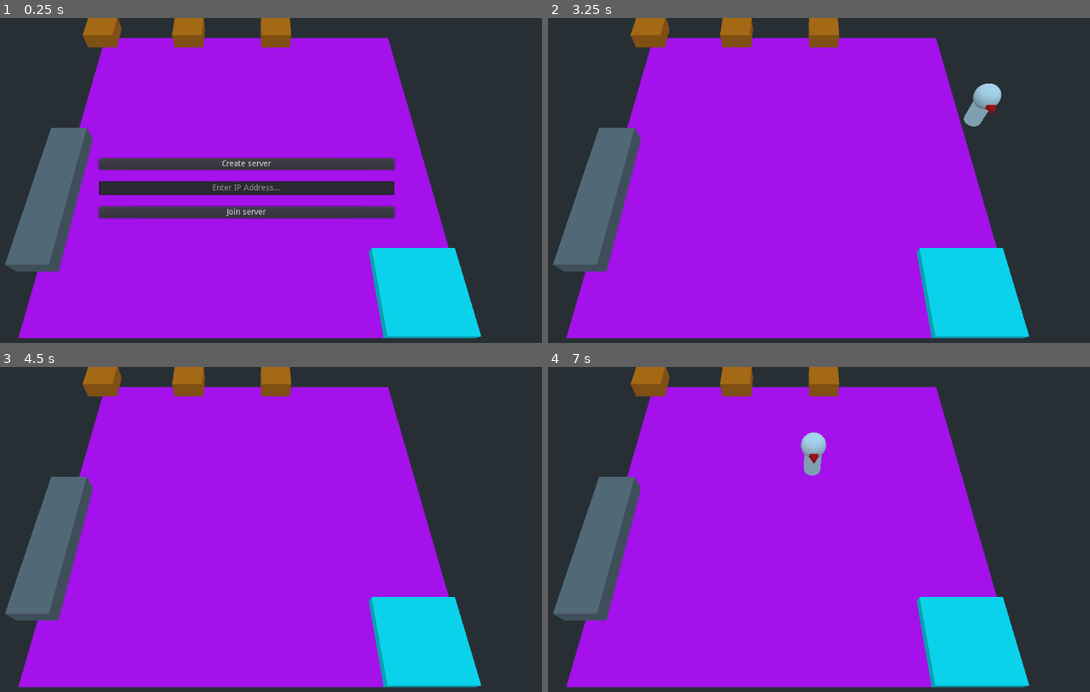
Above: before the commit, frames 1-4 (two rows, left to right).
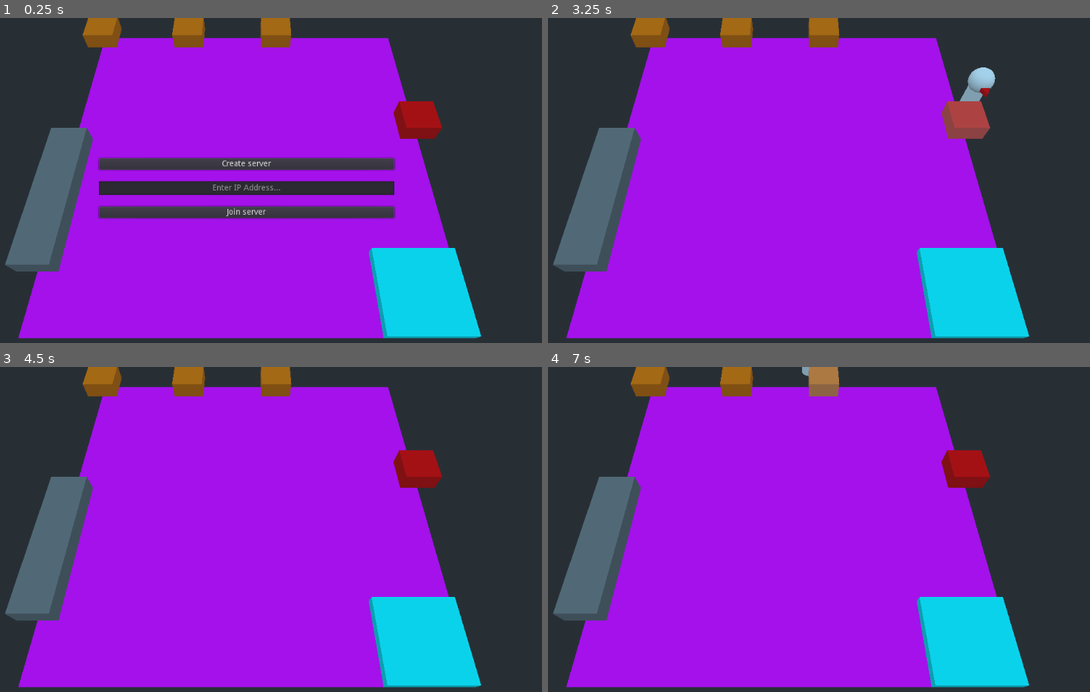
Above: after the commit, the same moments.

Repository: ogilliland/overcooked-warehouse-game
Game: Godot game, scene res://scenes/title_screen.tscn
Two runs of this game, one before a commit and one after it. Both use one fixed random seed, a clock stepped at 60 frames per second and the inputs below.
Inputs (mouse positions are in pixels of both pictures, inside the frame that each line leads up to):
- Up to frame 1 (0.25 s): no input
- Up to frame 2 (3.25 s): click (797, 187) at 0.52 s; type "12" at 0.6 s; click "Create server" at 1.25 s; tap Enter at 2 s; hold D (move_right) 2.03-2.78 s; hold Space (interact) 2.03-2.78 s; hold S (move_down) from 2.78 s (still down); tap Space (interact) at 2.85 s
- Up to frame 3 (4.5 s): release S (move_down) at 3.53 s; hold D (move_right) 3.53-4.28 s; hold Space (interact) 3.53-4.28 s; hold W (move_up) from 4.28 s (still down); tap Space (interact) at 4.35 s
- Up to frame 4 (7 s): release W (move_up) at 5.03 s; hold Space (interact) 5.03-5.78 s; hold A (move_left) 5.03-6.53 s; tap Space (interact) at 5.85 s; hold S (move_down) from 6.53 s (still down); hold Space (interact) from 6.53 s (still down)

The runs differ from the first frame. In frame 1, 0.9% of the frame differs, in the area x 72-82%, y 25-38%; in frame 2, 1.5%; in frame 3, 0.9%; in frame 4, 1.9%, in the area x 46-82%, y 0-38%.
Error after the commit: Invalid call. Nonexistent function 'pick_up' in base 'StaticBody (trash_can.gd)'. (res://scripts/player.gd:37)

Commit message:
Add trash can

Diff:
--- a/scenes/game.tscn
+++ b/scenes/game.tscn
@@ -1,5 +1,6 @@
-[gd_scene load_steps=11 format=2]
+[gd_scene load_steps=12 format=2]
 
+[ext_resource path="res://scenes/trash_can.tscn" type="PackedScene" id=1]
 [ext_resource path="res://scenes/camera.tscn" type="PackedScene" id=2]
 [ext_resource path="res://scripts/game.gd" type="Script" id=3]
 [ext_resource path="res://scenes/workstation.tscn" type="PackedScene" id=4]
@@ -50,3 +51,6 @@
 
 [node name="FinishedBoxes" parent="." instance=ExtResource( 9 )]
 transform = Transform( 1, 0, 0, 0, 1, 0, 0, 0, 1, 4, 0, 4 )
+
+[node name="TrashCan" parent="." instance=ExtResource( 1 )]
+transform = Transform( 1, 0, 0, 0, 1, 0, 0, 0, 1, 5, 0, -1 )
--- /dev/null
+++ b/scenes/trash_can.tscn
@@ -0,0 +1,42 @@
+[gd_scene load_steps=6 format=2]
+
+[ext_resource path="res://scripts/trash_can.gd" type="Script" id=1]
+
+[sub_resource type="BoxShape" id=3]
+extents = Vector3( 0.5, 0.25, 0.5 )
+
+[sub_resource type="BoxShape" id=4]
+extents = Vector3( 0.6, 1, 0.6 )
+
+[sub_resource type="SpatialMaterial" id=5]
+resource_local_to_scene = true
+albedo_color = Color( 1, 0, 0, 1 )
+emission_enabled = true
+emission = Color( 1, 1, 1, 1 )
+emission_energy = 0.0
+emission_operator = 0
+emission_on_uv2 = false
+
+[sub_resource type="CubeMesh" id=6]
+resource_local_to_scene = true
+material = SubResource( 5 )
+size = Vector3( 1, 0.5, 1 )
+
+[node name="TrashCan" type="StaticBody" groups=["workstations"]]
+script = ExtResource( 1 )
+
+[node name="StaticBodyCollision" type="CollisionShape" parent="."]
+transform = Transform( 1, 0, 0, 0, 1, 0, 0, 0, 1, 0, 0.25, 0 )
+shape = SubResource( 3 )
+
+[node name="InteractArea" type="Area" parent="."]
+monitoring = false
+
+[node name="AreaShape" type="CollisionShape" parent="InteractArea"]
+transform = Transform( 1, 0, 0, 0, 1, 0, 0, 0, 1, 0, 1, 0 )
+shape = SubResource( 4 )
+
+[node name="MeshInstance" type="MeshInstance" parent="."]
+transform = Transform( 1, 0, 0, 0, 1, 0, 0, 0, 1, 0, 0.25, 0 )
+mesh = SubResource( 6 )
+material/0 = null
--- a/scripts/item.gd
+++ b/scripts/item.gd
@@ -45,9 +45,12 @@
 
 func destroy_and_score() -> void:
 #	rpc("add_score", 10) # TO DO - define scoring rules, should be a separate script
-	rpc("destroy")
+	rpc("_destroy")
 
-sync func destroy() -> void:
+func destroy() -> void:
+	rpc("_destroy")
+
+sync func _destroy() -> void:
 	queue_free()
 
 sync func update_parent(node_path: String, new_position: Vector3, new_collision_layer: int, new_is_held: bool) -> void:
--- /dev/null
+++ b/scripts/trash_can.gd
@@ -0,0 +1,19 @@
+extends Spatial
+
+# TO DO - update this when real meshes are defined
+# Also make sure "local to scene" is enabled on the material for glow to work
+onready var mesh_array = [
+	$MeshInstance
+]
+
+func glow_enable() -> void:
+	for mesh_instance in mesh_array:
+		mesh_instance.mesh.surface_get_material(0).emission_energy = 0.05
+
+func glow_disable() -> void:
+	for mesh_instance in mesh_array:
+		mesh_instance.mesh.surface_get_material(0).emission_energy = 0.0
+
+func place(player: KinematicBody) -> void:
+	var player_item = player.held_item.get_child(0)
+	player_item.destroy()
